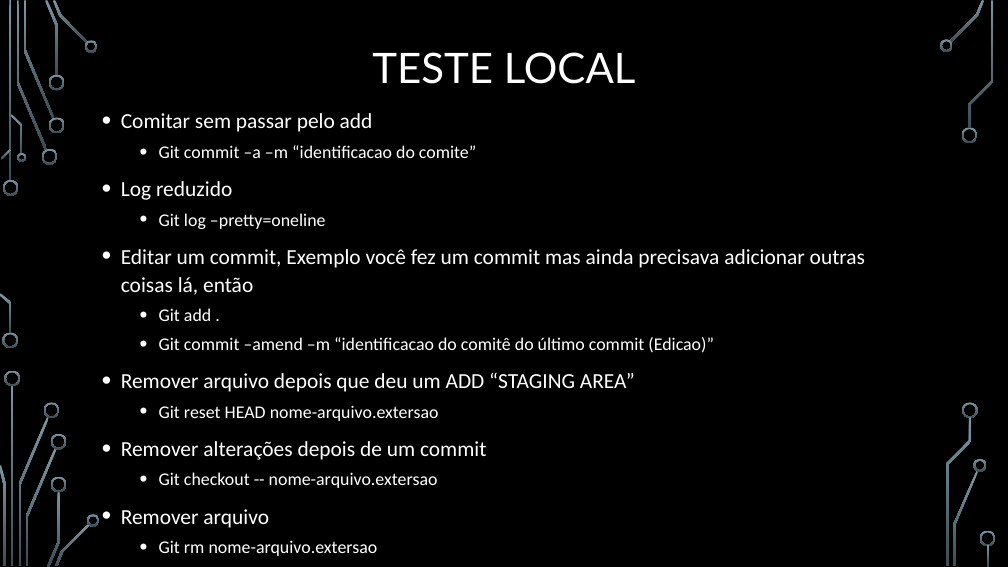
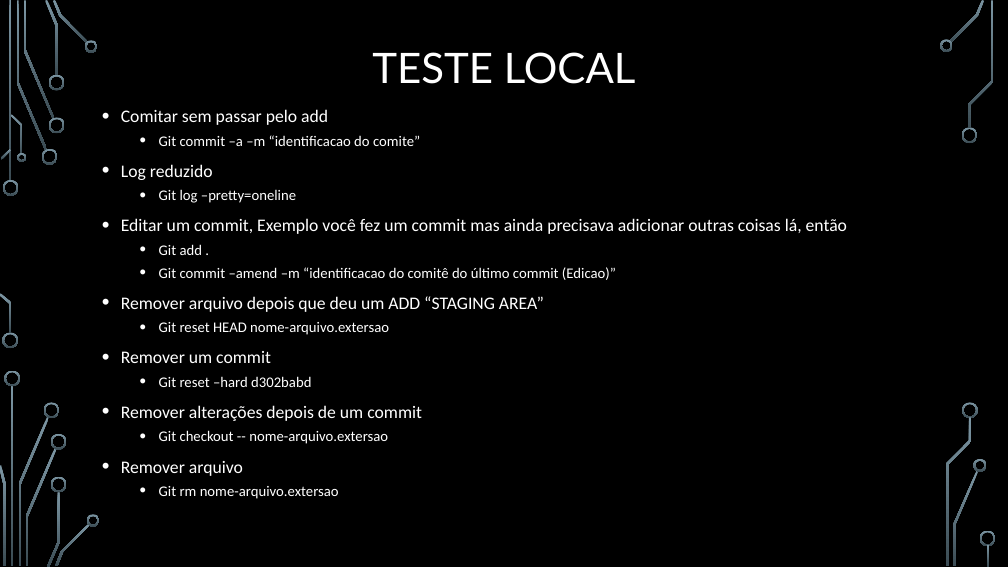
Before and after one commit to andresgois/tutorials, a slide deck: slide 11 of Tutorial_GIT.pptx. Drawn at 1008x567 pixels with LibreOffice and Linux fonts; fonts in the diff are those of the drawing; background and template pictures are left out. Boxes give left, top, right and bottom in pixels: in the first picture for what was removed or moved away, otherwise in the second. Text is boxed around its words. In the diff, an @@ line names an element or a change of style, - is before the commit and + after.

```diff
--- a/Tutorial_GIT.pptx
+++ b/Tutorial_GIT.pptx
@@ text at <box>121,109,847,499</box>: size 20.4 to 16.8 pt in "Comitar sem passar pelo add", "Log reduzido", "Editar um commit, Exemplo você fez um ...", "Remover arquivo depois que deu um ADD ..." and 2 more places; size 17 to 14 pt in "Git commit –a –m “identificacao do comite”", "Git log –pretty=oneline", "Git add .", "Git commit –amend –m “identificacao do comitê ..." and 3 more places; line spacing 1.1 to 1 @@
@@ text at <box>121,351,311,387</box>: paragraphs added @@
+• Remover um commit
+  • Git reset –hard d302babd
```
Also in this commit, not shown: 3 other slides changed, 1 slide added, 1 other file.
